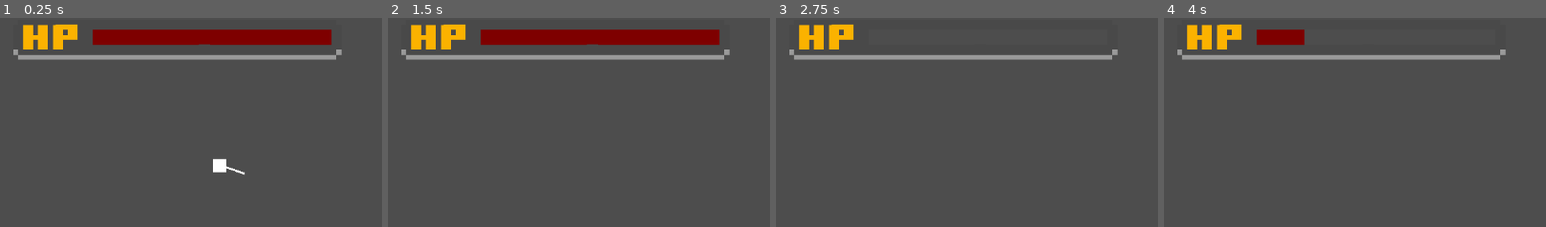
Above: before the commit, frames 1-4 (left to right).
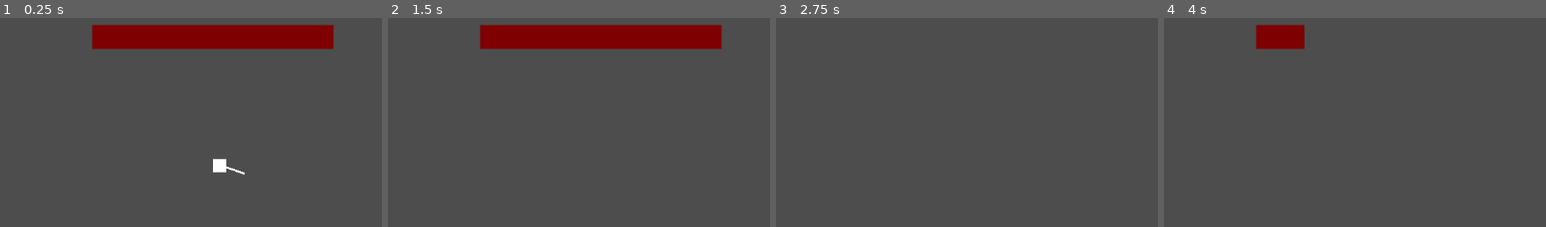
Above: after the commit, the same moments.

Repository: Audxius/Blaze-runner
Game: Godot game, scene res://Scenes/Level1.tscn
The game is run twice, just before and just after one commit, with the same random seed, the same clock (stepped at 60 frames per second) and the same inputs.
Inputs (mouse positions are % of the whole screen's width and height, from its top left):
- Up to frame 1 (0.25 s): no input
- Up to frame 2 (1.5 s): tap Enter (enter) at 0.5, 0.6 s; move the mouse to (72, 43) at 0.52 s; hold D from 0.53 s (still down); tap Space at 1.25 s; move the mouse to (30, 54) at 1.27 s; click (30, 54) at 1.35 s
- Up to frame 3 (2.75 s): move the mouse to (60, 26) at 2.02 s; release D at 2.03 s; hold A from 2.03 s (still down); hold G from 2.03 s (still down)
- Up to frame 4 (4 s): tap Enter (enter) at 2.75, 3.6 s; move the mouse to (45, 69) at 2.77 s; release A at 2.78 s; release G at 2.78 s; hold D from 2.78 s (still down); tap H at 2.85 s; move the mouse to (80, 64) at 3.52 s
The pictures show only the part of the screen within x 0-50%, y 0-50%; the shares and areas given below are measured in that part.

The runs differ from the first frame. In frame 1, 6.2% of the frame differs, in the area x 3-90%, y 3-21%; in frame 2, 6.2%; in frame 3, 3.2%; in frame 4, 3.8%.

Commit message:
bugfix

Diff:
--- a/Scenes/Player.tscn
+++ b/Scenes/Player.tscn
@@ -1,8 +1,7 @@
-[gd_scene load_steps=6 format=3 uid="uid://buwt6ljlkp7c2"]
+[gd_scene load_steps=5 format=3 uid="uid://buwt6ljlkp7c2"]
 
 [ext_resource type="Script" path="res://Scenes/Player.gd" id="1_lpi2i"]
 [ext_resource type="Script" path="res://Scenes/hp.gd" id="2_7yimy"]
-[ext_resource type="Texture2D" uid="uid://b1lyi4f7k4mxo" path="res://Art/hp.png" id="3_78hbe"]
 
 [sub_resource type="RectangleShape2D" id="RectangleShape2D_ffpd2"]
 
@@ -35,9 +34,9 @@
 offset_right = 40.0
 offset_bottom = 1.0
 
-[node name="hp" type="CanvasLayer" parent="."]
+[node name="CanvasLayer" type="CanvasLayer" parent="."]
 
-[node name="ColorRect" type="ColorRect" parent="hp"]
+[node name="ColorRect" type="ColorRect" parent="CanvasLayer"]
 offset_left = 139.0
 offset_top = 28.0
 offset_right = 503.275
@@ -46,7 +45,6 @@
 color = Color(0.494118, 0, 0, 1)
 script = ExtResource("2_7yimy")
 
-[node name="Sprite2D" type="Sprite2D" parent="hp"]
+[node name="Sprite2D" type="Sprite2D" parent="CanvasLayer"]
 position = Vector2(271, 50)
 scale = Vector2(7.5, 7.5)
-texture = ExtResource("3_78hbe")
--- a/project.godot
+++ b/project.godot
@@ -17,7 +17,7 @@
 
 [autoload]
 
-Pause="*res://Pause.gd"
+Pause="*res://Scenes/Pause.gd"
 
 [display]
 
Not shown: 1 places in Title screen.tscn that only renumber resources
